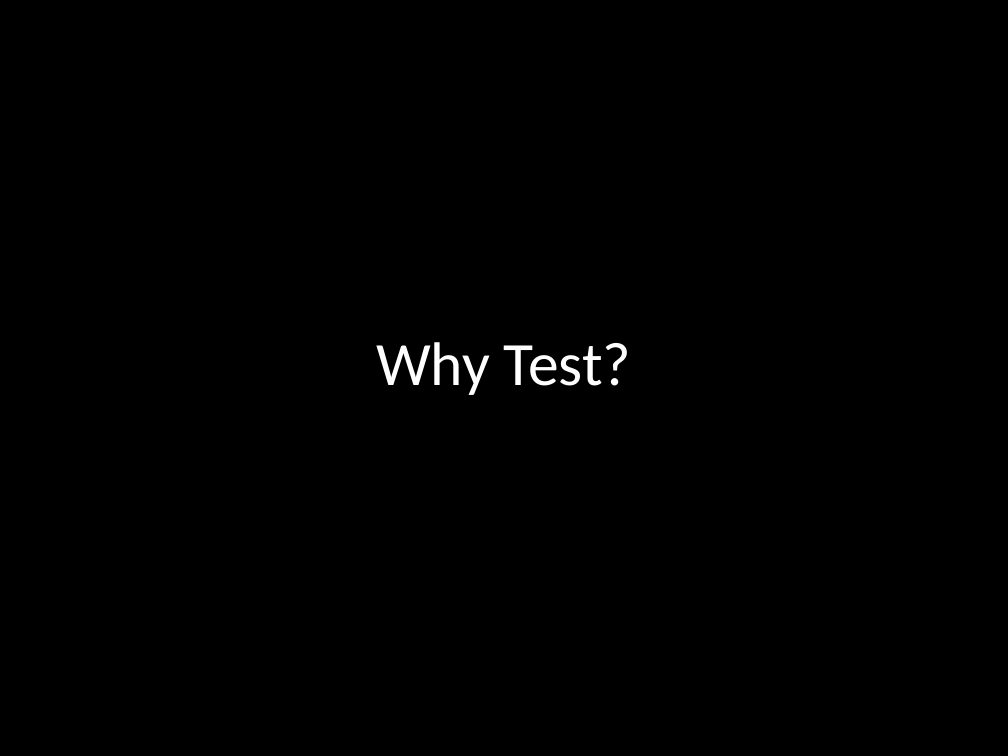
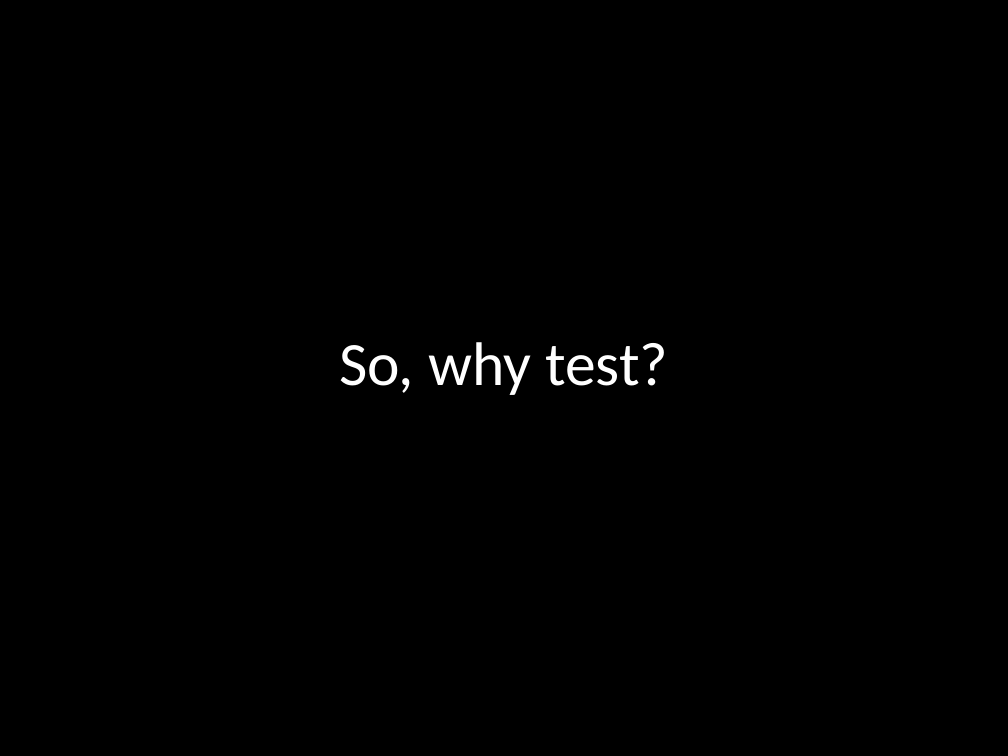
Before and after one commit to eliasjames/training-sqa, a slide deck: slide 9 of slides/TDD Day 1.pptx (slide 5 before the commit). Drawn at 1008x756 pixels with LibreOffice and Linux fonts; fonts in the diff are those of the drawing. Boxes give left, top, right and bottom in pixels: in the first picture for what was removed or moved away, otherwise in the second. Text is boxed around its words. In the diff, an @@ line names an element or a change of style, - is before the commit and + after.

```diff
--- a/slides/TDD Day 1.pptx
+++ b/slides/TDD Day 1.pptx
@@ title at bbox=[339, 342, 668, 395]: text changed @@
-Why Test?
+So, why test?
```
Also in this commit, not shown: 6 other slides changed, 21 slides added, 17 slides removed.
